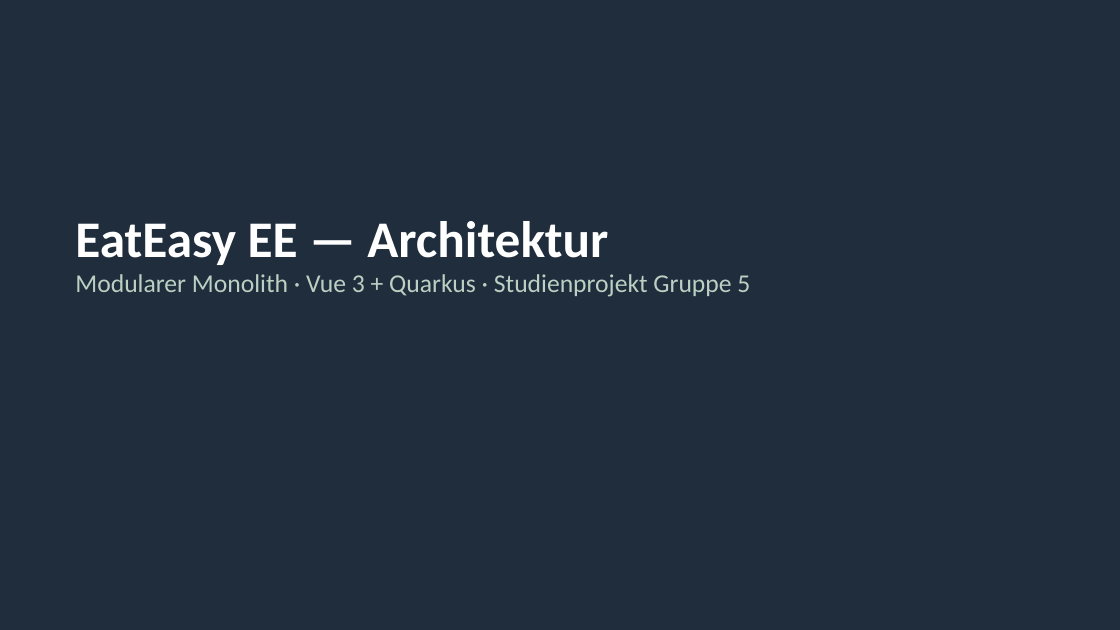
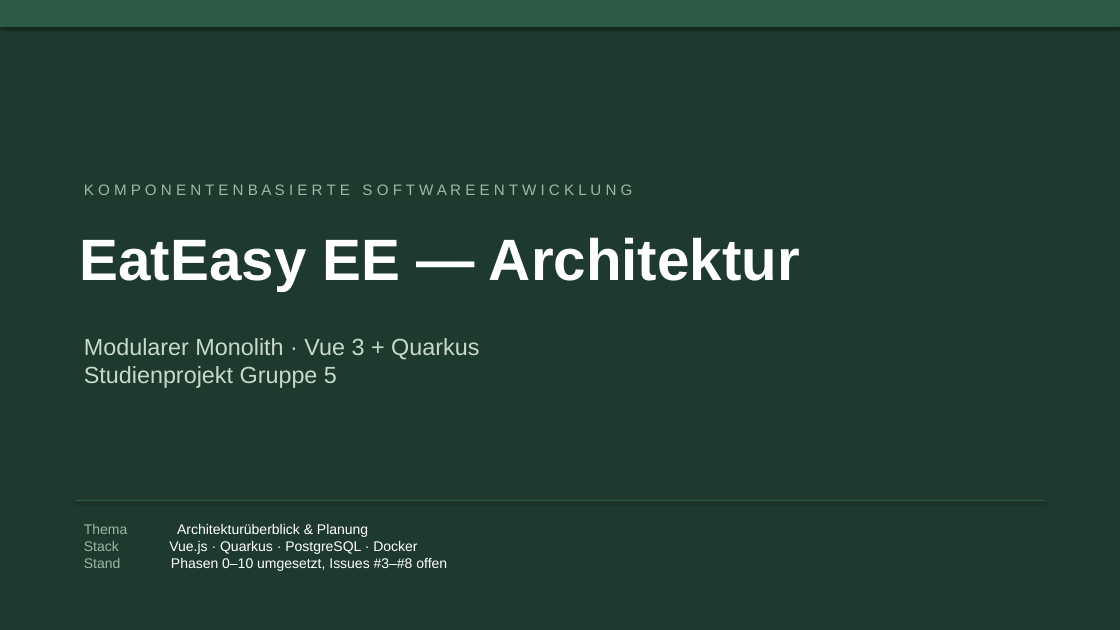
Before and after one commit to thnndnly/EatEasyRepository, a slide deck: slide 1 of EatEasy-Architektur.pptx. Drawn at 1120x630 pixels with LibreOffice and Linux fonts; fonts in the diff are those of the drawing. Boxes give left, top, right and bottom in pixels: in the first picture for what was removed or moved away, otherwise in the second. Text is boxed around its words. In the diff, an @@ line names an element or a change of style, - is before the commit and + after.

```diff
--- a/EatEasy-Architektur.pptx
+++ b/EatEasy-Architektur.pptx
@@ background #1F2D3D to #1E3A2F @@
@@ rectangle added at (0,0,1120,27), fill #2D5A47 @@
@@ text added at (84,184,633,195), 13 pt, text #9FB6A9 @@
+K O M P O N E N T E N B A S I E R T E S O F T W A R E E N T W I C K L U N G
@@ text added at (80,237,800,291), 50 pt, text #FFFFFF, bold @@
+EatEasy EE — Architektur
@@ text at (84,338,479,388): text changed; size 22 to 20 pt; font Calibri to Arial; text colour #BBD0C2 to #C9D8CF @@
-EatEasy EE — Architektur
-Modularer Monolith · Vue 3 + Quarkus · Studienprojekt Gruppe 5
+Modularer Monolith · Vue 3 + Quarkus
+Studienprojekt Gruppe 5
@@ rectangle added at (76,500,1044,501), fill #2D5A47 @@
@@ text added at (84,524,447,571), 12 pt, text #FFFFFF @@
+Thema Architekturüberblick & Planung
+Stack Vue.js · Quarkus · PostgreSQL · Docker
+Stand Phasen 0–10 umgesetzt, Issues #3–#8 offen
```
Also in this commit, not shown: 6 other slides changed, 3 other files.
